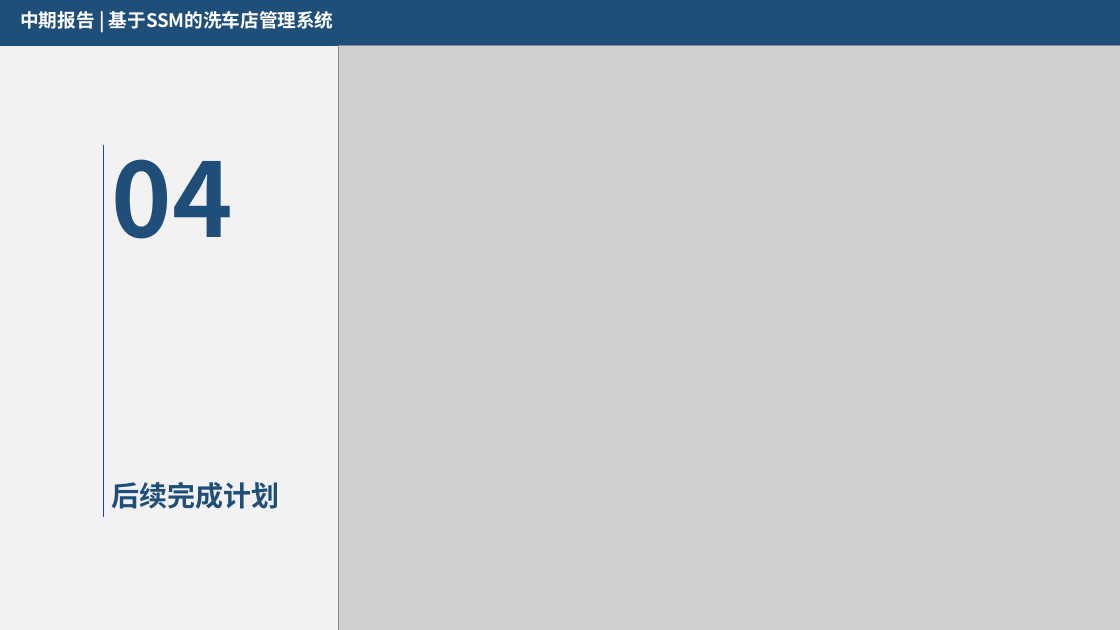
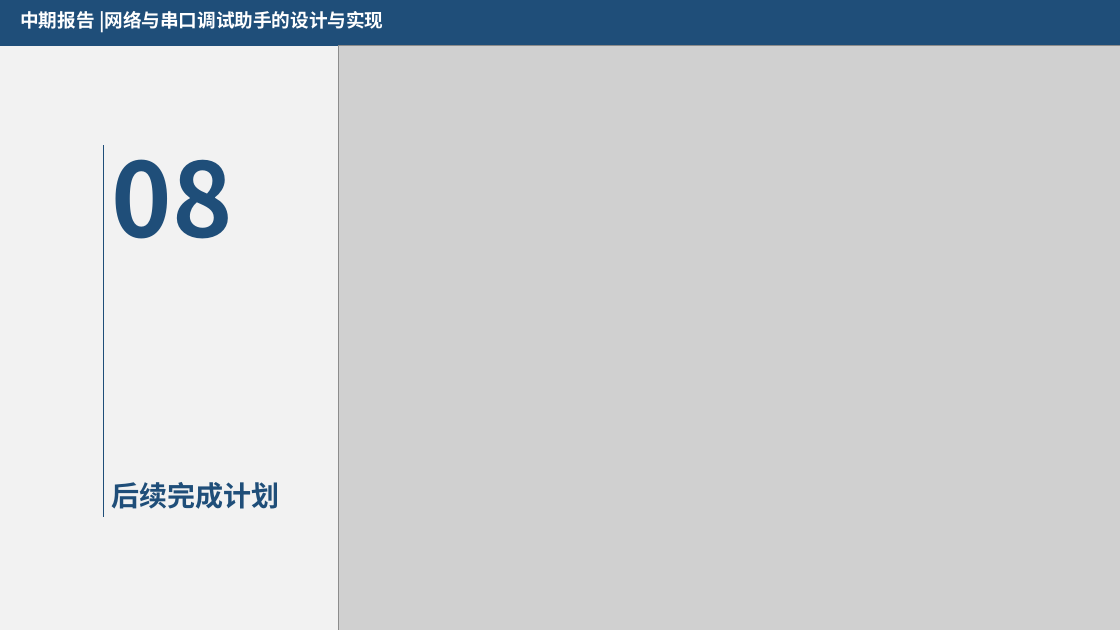
Before and after one commit to suzhuorui/QtHelper, a slide deck: slide 22 of 文档/RJ16852111苏卓锐（中期答辩）.pptx (slide 12 before the commit). Drawn at 1120x630 pixels with LibreOffice and Linux fonts; fonts in the diff are those of the drawing; grey boxes stand for pictures. Boxes give left, top, right and bottom in pixels: in the first picture for what was removed or moved away, otherwise in the second. Text is boxed around its words. In the diff, an @@ line names an element or a change of style, - is before the commit and + after.

Commit message:
在家里的一次中期答辩提交
在家里的一次中期答辩提交

```diff
--- a/文档/RJ16852111苏卓锐（中期答辩）.pptx
+++ b/文档/RJ16852111苏卓锐（中期答辩）.pptx
@@ text at <box>20,11,384,33</box>: text changed @@
-中期报告 | 基于SSM的洗车店管理系统
+中期报告 |网络与串口调试助手的设计与实现
@@ text at <box>112,159,233,239</box>: text changed @@
-04
+08
```
Also in this commit, not shown: 10 other slides changed, 11 slides added, 1 slide removed, 5 other files.
